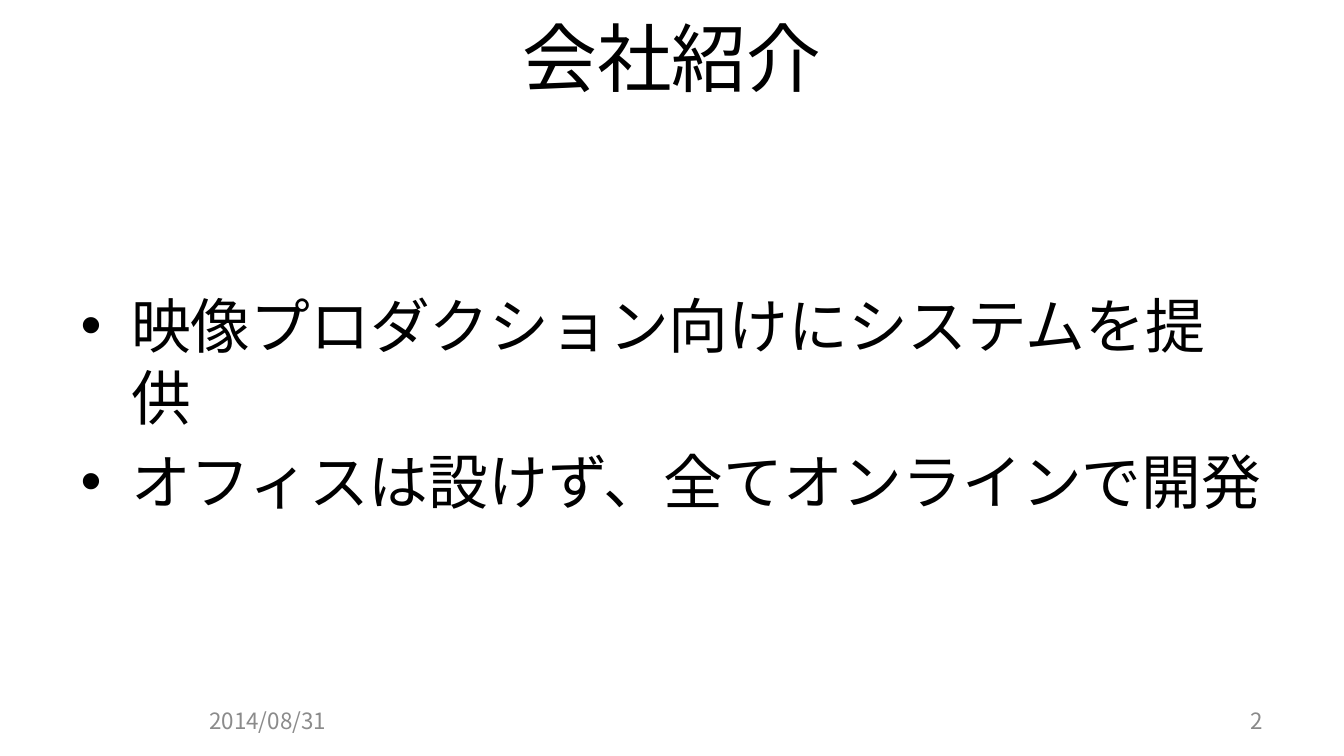
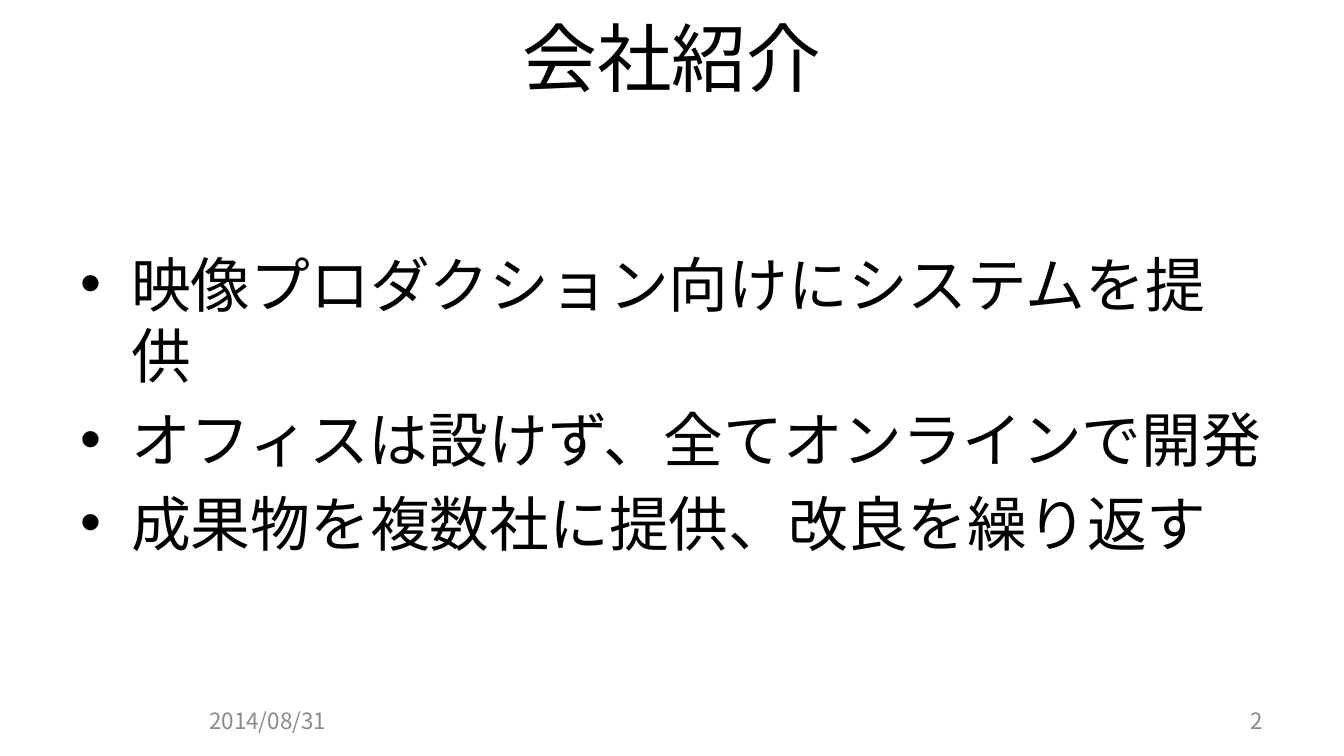
Before and after one commit to JCGS/CEDEC2014, a slide deck: slide 2 of chiyama/2014cedec_chiyama.pptx. Drawn at 1344x756 pixels with LibreOffice and Linux fonts; fonts in the diff are those of the drawing; background and template pictures are left out. Boxes give left, top, right and bottom in pixels: in the first picture for what was removed or moved away, otherwise in the second. Text is boxed around its words. In the diff, an @@ line names an element or a change of style, - is before the commit and + after.

```diff
--- a/chiyama/2014cedec_chiyama.pptx
+++ b/chiyama/2014cedec_chiyama.pptx
@@ text at (131, 495, 1207, 551): paragraph added @@
+• 成果物を複数社に提供、改良を繰り返す
```
Also in this commit, not shown: 7 other slides changed, 1 slide added, 1 other file.
